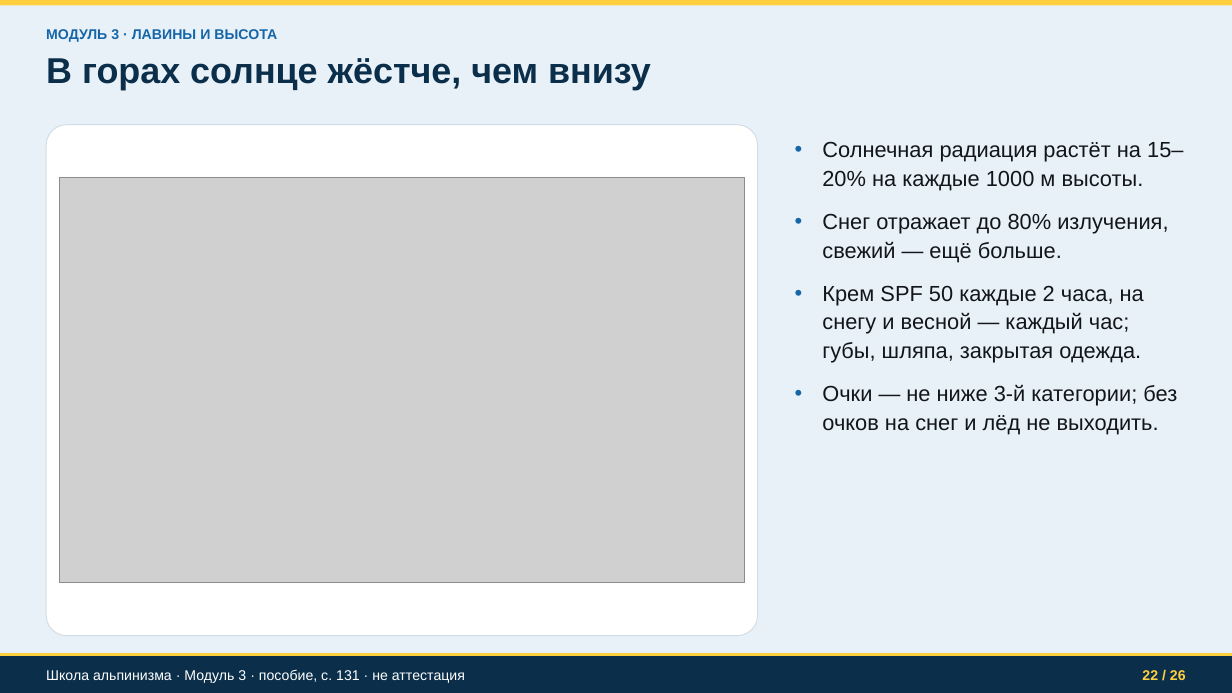
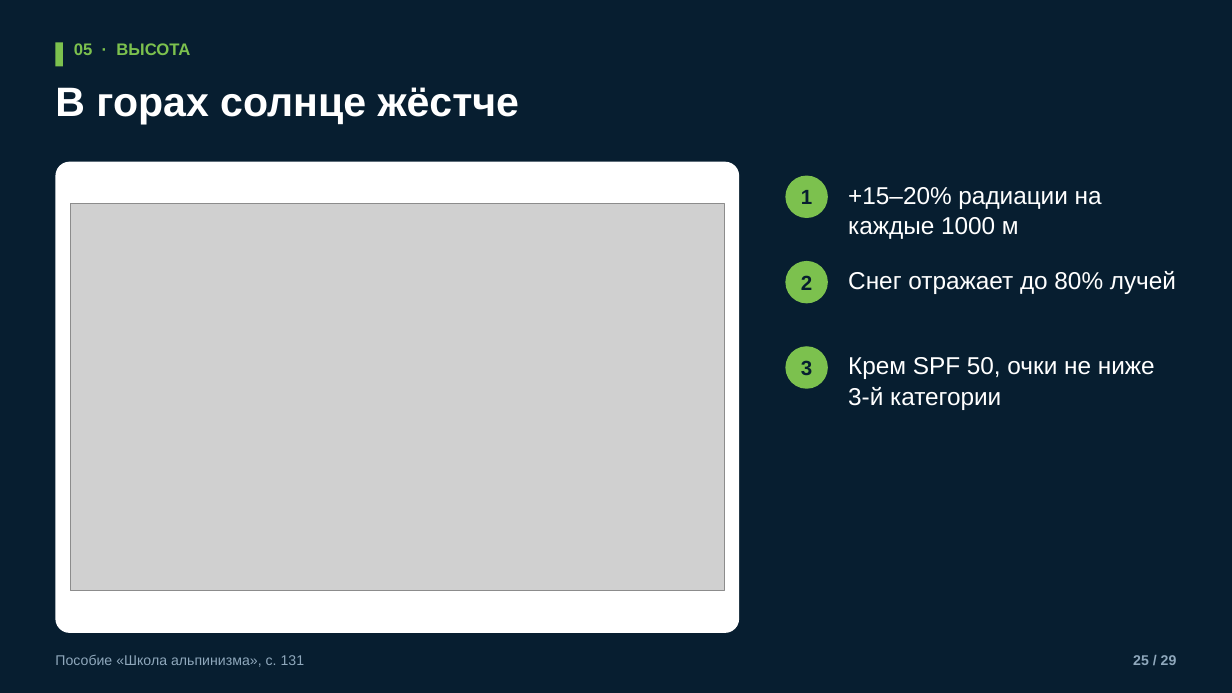
Before and after one commit to kirill54/far-education, a slide deck: slide 25 of presentations/ALP-03_laviny-naglyadno.pptx (slide 22 before the commit). Drawn at 1232x693 pixels with LibreOffice and Linux fonts; fonts in the diff are those of the drawing; grey boxes stand for pictures. Boxes give left, top, right and bottom in pixels: in the first picture for what was removed or moved away, otherwise in the second. Text is boxed around its words. In the diff, an @@ line names an element or a change of style, - is before the commit and + after.

```diff
--- a/presentations/ALP-03_laviny-naglyadno.pptx
+++ b/presentations/ALP-03_laviny-naglyadno.pptx
@@ background #E9F1F8 to #071E30 @@
@@ rectangle removed at [0, 0, 1232, 6] @@
@@ rectangle added at [55, 43, 63, 67], fill #7CC14E @@
@@ text at [74, 43, 190, 55]: text changed; size 11 to 13 pt; text colour #1466A8 to #7CC14E @@
-МОДУЛЬ 3 · ЛАВИНЫ И ВЫСОТА
+05 · ВЫСОТА
@@ text at [55, 87, 520, 125]: text changed; size 28 to 32 pt; text colour #0B2F4A to #FFFFFF @@
-В горах солнце жёстче, чем внизу
+В горах солнце жёстче
@@ text removed at [822, 141, 1183, 434] @@
-• Солнечная радиация растёт на 15–20% на каждые 1000 м высоты.
-• Снег отражает до 80% излучения, свежий — ещё больше.
-• Крем SPF 50 каждые 2 часа, на снегу и весной — каждый час; губы, шляпа, закрытая одежда.
-• Очки — не ниже 3-й категории; без очков на снег и лёд не выходить.
@@ rounded rectangle: place and size @@
-rounded rectangle at [46, 125, 758, 636]
+rounded rectangle at [55, 162, 739, 633]
@@ rounded rectangle at [55, 162, 739, 633]: outline #D2DCE4 0.75 pt to none; proportions changed @@
@@ ellipse added at [786, 176, 828, 218], fill #7CC14E, 16 pt, text #071E30, bold @@
+1
@@ picture: place and size @@
-picture at [59, 178, 745, 583]
+picture at [70, 203, 725, 591]
@@ text added at [848, 187, 1102, 239], 19 pt, text #FFFFFF @@
++15–20% радиации на каждые 1000 м
@@ ellipse added at [786, 261, 828, 303], fill #7CC14E, 16 pt, text #071E30, bold @@
+2
@@ text added at [848, 271, 1176, 294], 19 pt, text #FFFFFF @@
+Снег отражает до 80% лучей
@@ ellipse added at [786, 347, 828, 389], fill #7CC14E, 16 pt, text #071E30, bold @@
+3
@@ text added at [848, 357, 1155, 410], 19 pt, text #FFFFFF @@
+Крем SPF 50, очки не ниже 3-й категории
@@ rectangle removed at [0, 653, 1232, 656] @@
@@ rectangle removed at [0, 656, 1232, 693] @@
@@ text at [55, 655, 305, 667]: text changed; text colour #FFFFFF to #8FA8BC @@
-Школа альпинизма · Модуль 3 · пособие, с. 131 · не аттестация
+Пособие «Школа альпинизма», с. 131
@@ text "Пособие «Школа альпинизма», с. 131" at [55, 655, 305, 667]: vertical alignment middle to top @@
@@ text added at [1133, 655, 1177, 665], 11 pt, text #8FA8BC, bold @@
+25 / 29
@@ text removed at [1142, 670, 1186, 680] @@
-22 / 26
```
Also in this commit, not shown: 3 other slides changed, 25 slides added, 22 slides removed, 3 other files.
